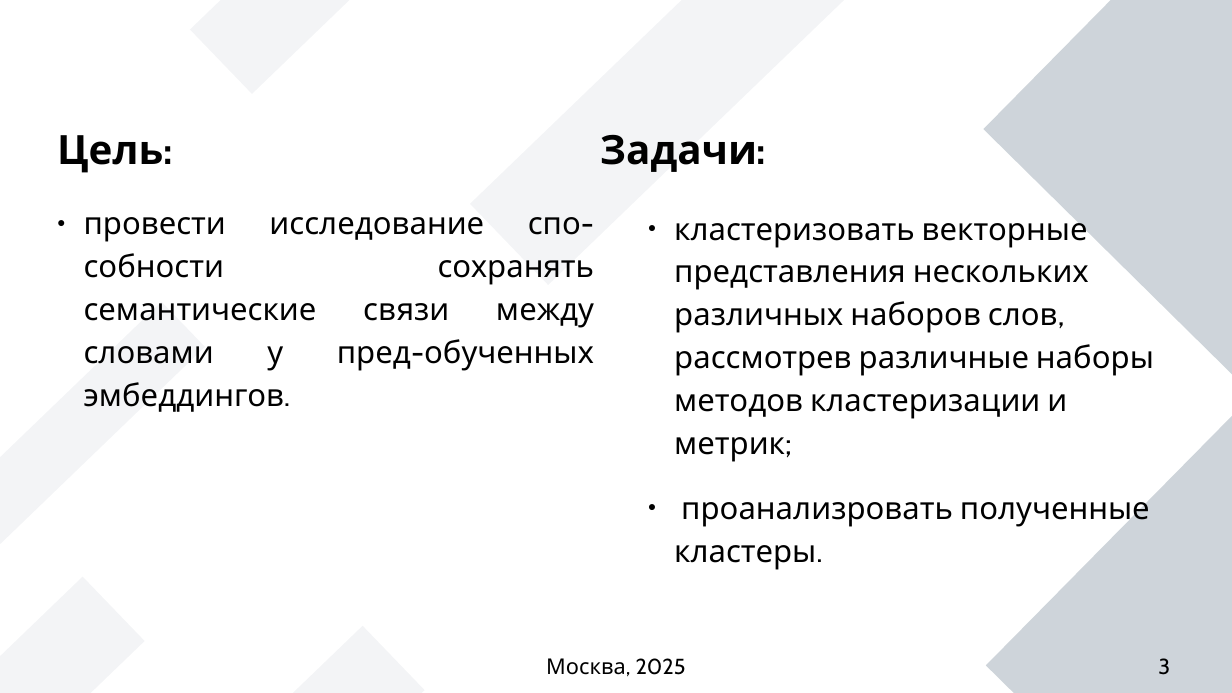
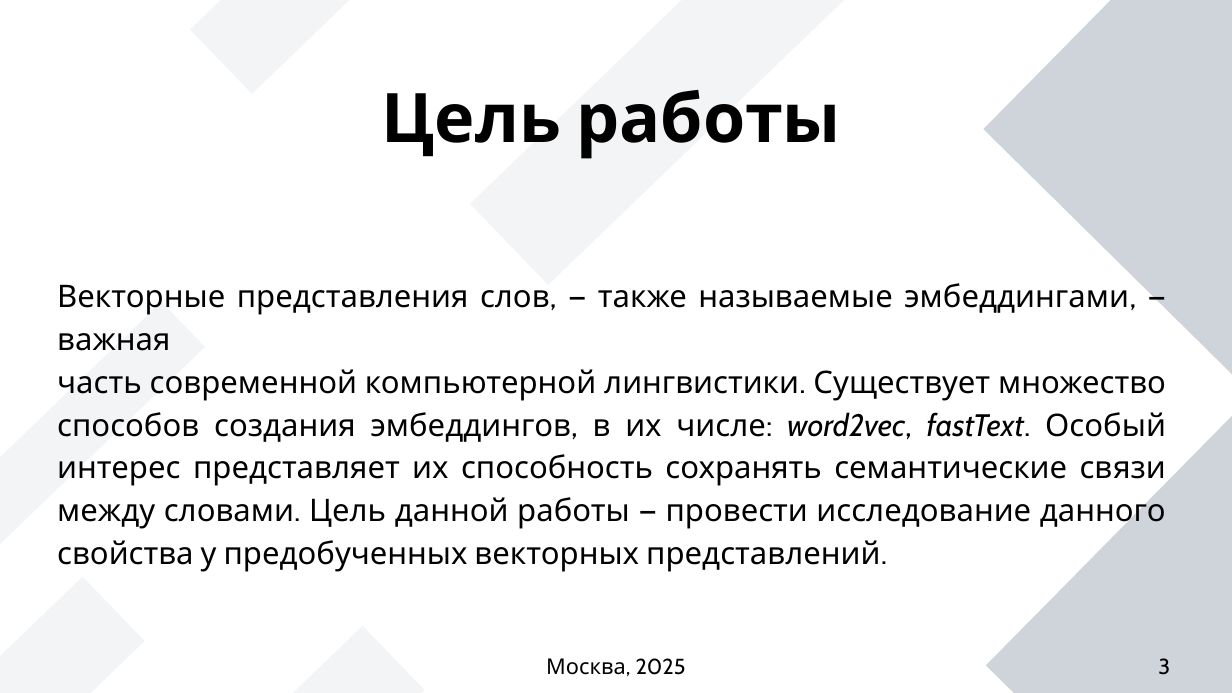
Before and after one commit to succSeeded/MSc, a slide deck: slide 3 of NLP/HW3/presentation_kirdin.odp. Drawn at 1232x693 pixels with LibreOffice and Linux fonts; fonts in the diff are those of the drawing. Boxes give left, top, right and bottom in pixels: in the first picture for what was removed or moved away, otherwise in the second. Text is boxed around its words. In the diff, an @@ line names an element or a change of style, - is before the commit and + after.

```diff
--- a/NLP/HW3/presentation_kirdin.odp
+++ b/NLP/HW3/presentation_kirdin.odp
@@ title "Цель работы" at [382,90,840,159]: vertical alignment bottom to middle @@
@@ title at [382,90,840,159]: text changed; size 26 to 44 pt @@
-Цель: Задачи:
+Цель работы
@@ subtitle "Векторные представления слов, — также ..." at [57,283,1166,572]: vertical alignment top to middle @@
@@ text removed at [674,211,1154,570] @@
-● кластеризовать векторные представления нескольких различных наборов слов, рассмотрев различные наборы методов кластеризации и метрик;
-● проанализровать полученные кластеры.
@@ subtitle at [57,283,1166,572]: text changed @@
-● провести исследование спо-собности сохранять семантические связи между словами у пред-обученных эмбеддингов.
+Векторные представления слов, — также называемые эмбеддингами, — важная
+часть современной компьютерной лингвистики. Существует множество способов создания эмбеддингов, в их числе: word2vec, fastText. Особый интерес представляет их способность сохранять семантические связи между словами. Цель данной работы — провести исследование данного свойства у предобученных векторных представлений.
```
Also in this commit, not shown: 9 other slides changed, 38 other files.
